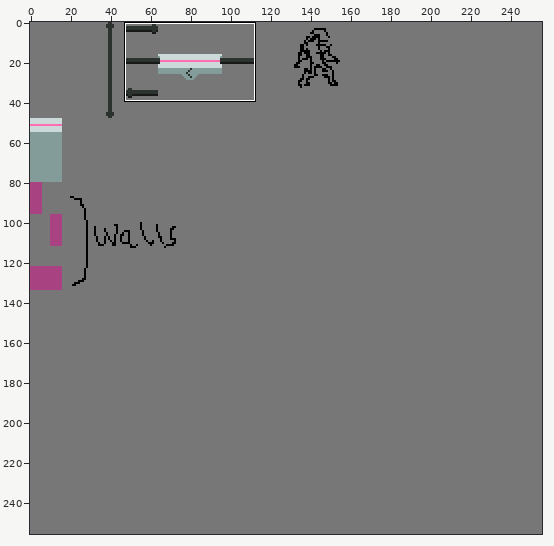
Pixel-art file: resources/prototypeTileset.ase. The picture above shows the old version from afar; the outline marks the close-up.
Close-up. Before the edit:
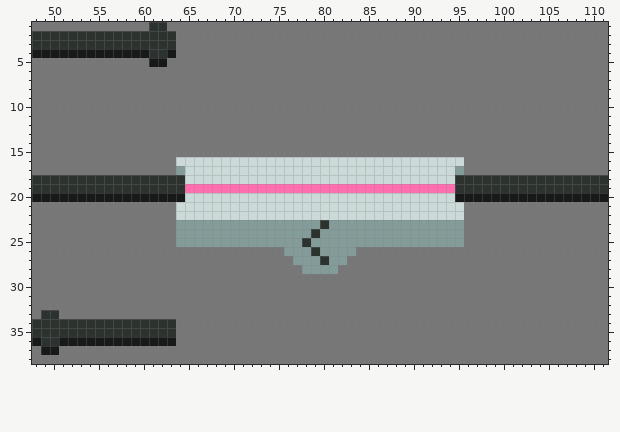
256x256 pixels, 1 frame. Shown: x 48..111, y 1..38.
New version:
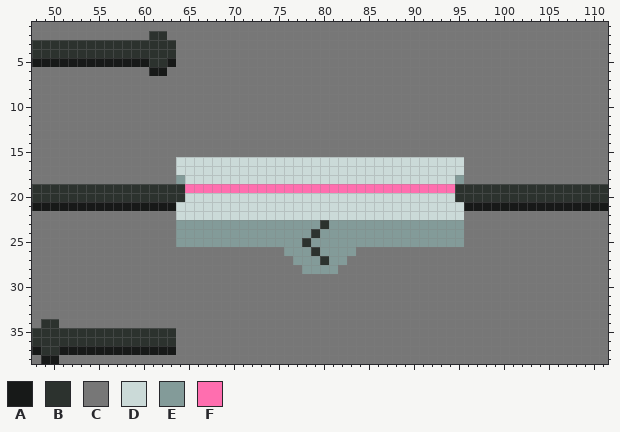
Palette (. is transparent): A #171918  B #2c322e  C #777777  D #cbdad8  E #839b99  F #ff6eaf
Edits made:
Layer "Layer 1":
The author changed colour C to colour A in row 5 at x 48 to 60 and 63; in row 6 at x 61 to 62; in row 21 at x 48 to 63 and 96 to 111; in row 37 at x 48 and 51 to 63; in row 38 at x 49 to 50.
The author changed colour A to colour B in row 4 at x 48 to 60 and 63; in row 5 at x 61 to 62; in row 20 at x 48 to 64 and 95 to 111; in row 36 at x 48 and 51 to 63; in row 37 at x 49 to 50.
The author changed colour B to colour C in row 1 at x 61 to 62; in row 2 at x 48 to 60 and 63; in row 18 at x 48 to 63 and 96 to 111; in row 33 at x 49 to 50; in row 34 at x 48 and 51 to 63.
The author changed colour E to colour D in row 17 at x 64 and 95.
The author changed colour B to colour E in row 18 at x 64 and 95.
Where, in picture pixels (left, top, right, bottom), the same in both close-ups:
changed: (32, 22, 176, 76)
changed: (32, 166, 185, 211)
changed: (455, 166, 608, 211)
changed: (32, 310, 176, 364)
